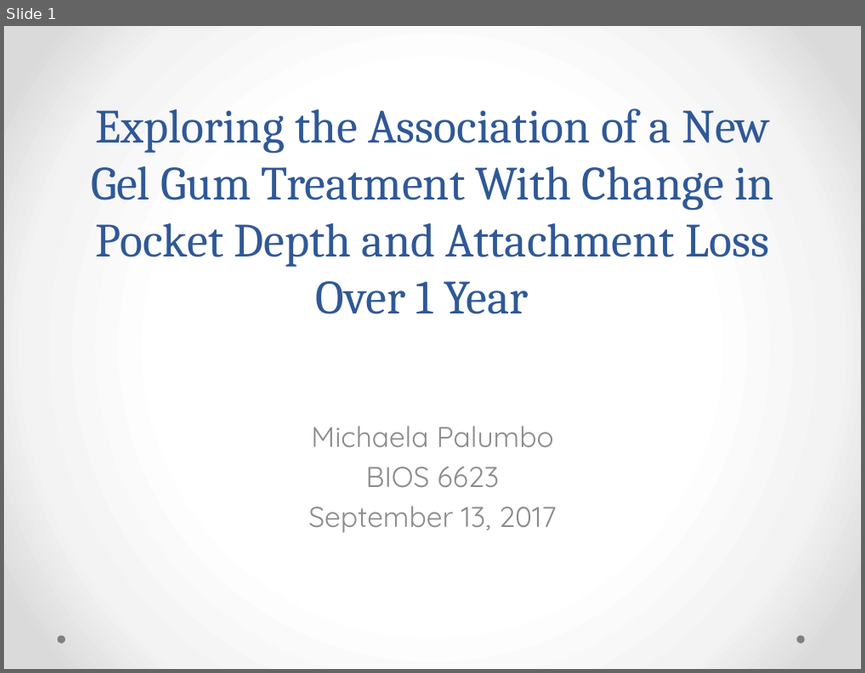
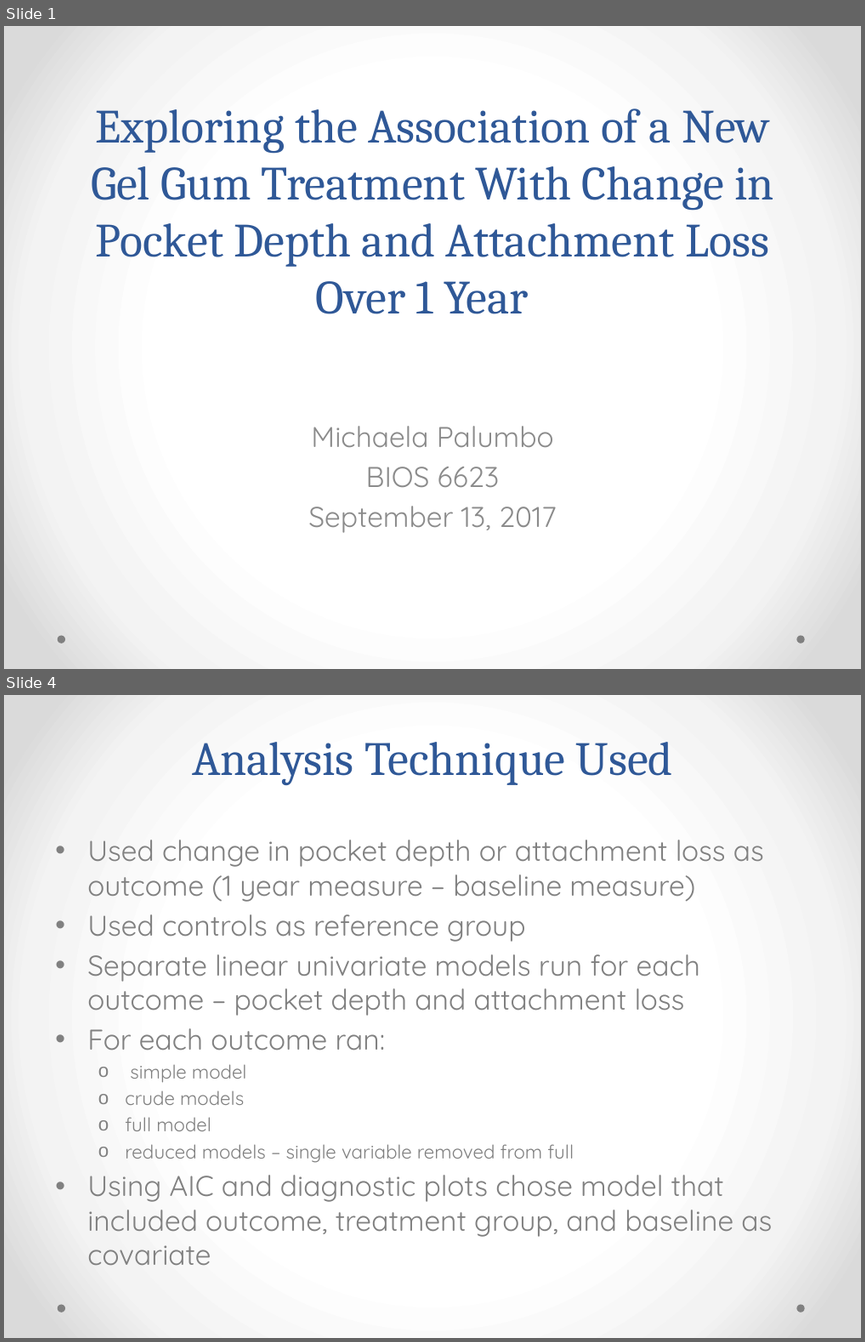
Before and after one commit to BIOS6623-UCD/bios6623-micpalumbo, a slide deck: Project0/Reports/Proj0Slides.pptx. Shown one above the other, each under a label of ours: slide 1 before the commit, slides 1 and 4 after it; the slides between them are not shown. The pictures are 865x673 and 865x1342 pixels, drawn with LibreOffice and Linux fonts; fonts in the diff are those of the drawing. Boxes give left, top, right and bottom in pixels: in the first picture for what was removed or moved away, otherwise in the second. Text is boxed around its words. In the diff, an @@ line names an element or a change of style, - is before the commit and + after.

```diff
--- a/Project0/Reports/Proj0Slides.pptx
+++ b/Project0/Reports/Proj0Slides.pptx
@@ slide 4 added at box(4, 695, 861, 1338), background gradient #FFFFFF to #F4F4F4 to #DADADA; not listed: 2 template elements that a slide beside it also shows @@
@@ title added at box(192, 742, 673, 785), 40 pt, text #2F5897 @@
+Analysis Technique Used
@@ text added at box(87, 839, 772, 1265), 24 pt, text #808080 @@
+• Used change in pocket depth or attachment loss as outcome (1 year measure – baseline measure)
+• Used controls as reference group
+• Separate linear univariate models run for each outcome – pocket depth and attachment loss
+• For each outcome ran:
+  o simple model
+  o crude models
+  o full model
+  o reduced models – single variable removed from full
+• Using AIC and diagnostic plots chose model that included outcome, treatment group, and baseline as covariate
```
Also in this commit, not shown: 4 other slides added, 5 slides removed, 12 other files.
